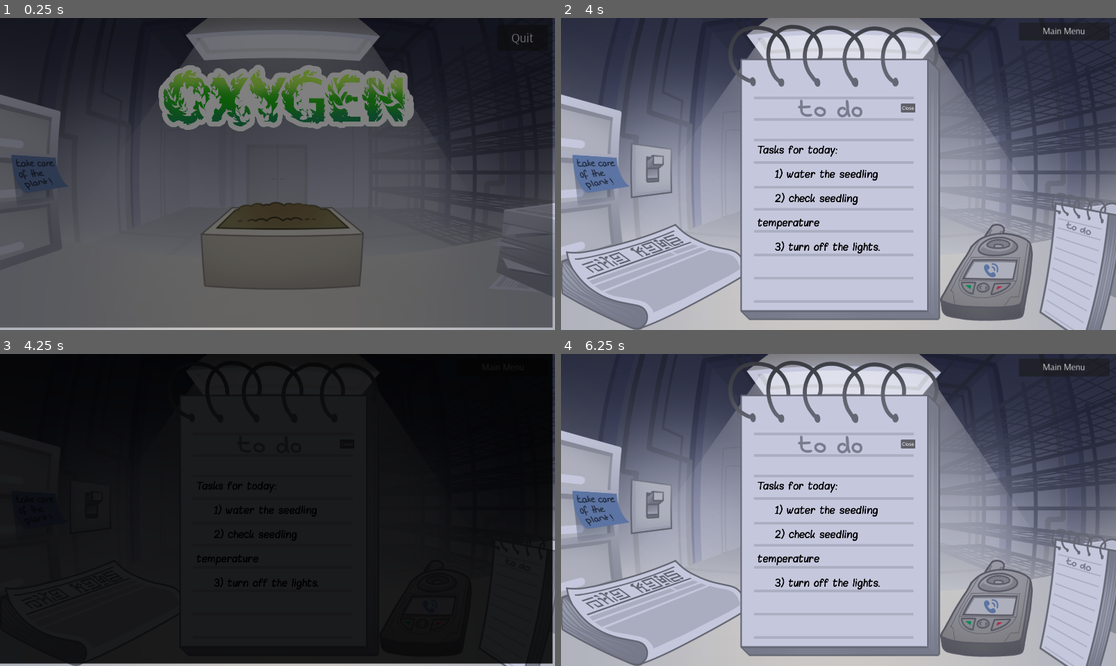
Above: before the commit, frames 1-4 (two rows, left to right).
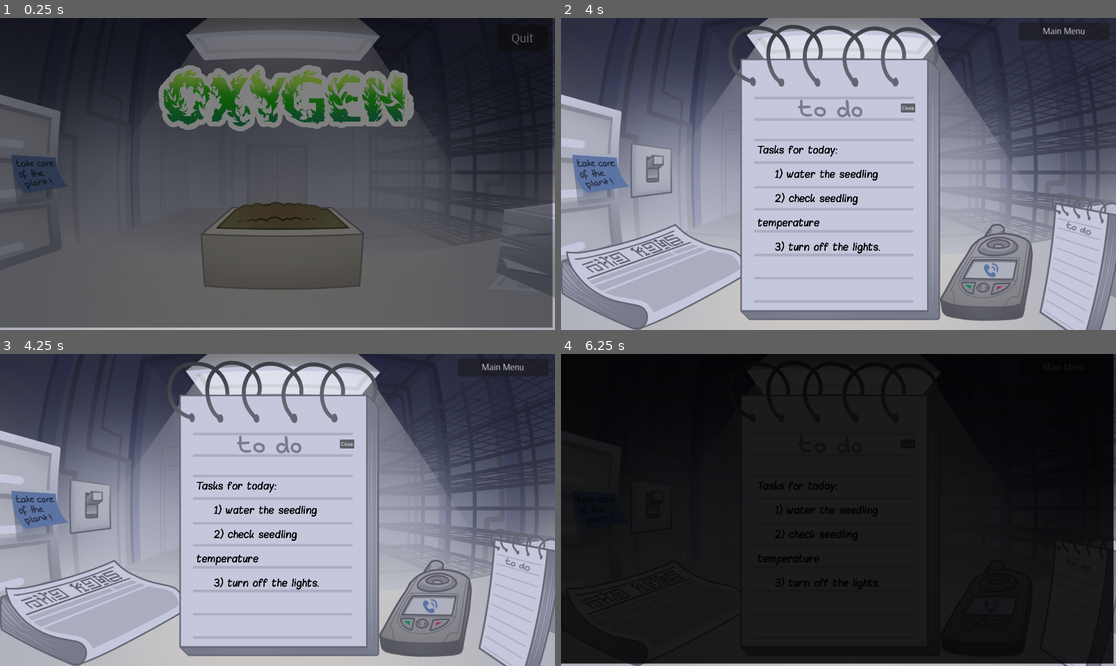
Above: after the commit, the same moments.

Repository: gringames/fem-devs-jam-24
Game: Godot game, scene res://menus/main_menu.tscn
Same seed, same stepped clock (60 frames per second), same inputs: the game is played once before the commit and once after it. Sound files missing from this copy of the repository are replaced by a short silence.
Inputs (mouse positions are in pixels of both pictures, inside the frame that each line leads up to):
- Up to frame 1 (0.25 s): no input
- Up to frame 2 (4 s): move the mouse to (844, 245) at 0.52 s; click (844, 245) at 0.6 s; move the mouse to (649, 170) at 1.27 s; click (649, 170) at 1.35 s; move the mouse to (844, 248) at 2.02 s; click (844, 248) at 2.1 s; move the mouse to (993, 273) at 2.77 s; click (993, 273) at 2.85 s; move the mouse to (1082, 267) at 3.52 s; click (1082, 267) at 3.6 s
- Up to frame 3 (4.25 s): no input
- Up to frame 4 (6.25 s): move the mouse to (655, 612) at 4.27 s; click (655, 612) at 4.35 s; tap Enter at 5 s; move the mouse to (866, 510) at 5.02 s; click (866, 510) at 5.1 s; click "Main Menu" at 5.75 s

Frames 1-2 are identical in both runs. In frame 3, 98% of the frame differs, in the area x 0-100%, y 0-100%; in frame 4, 98%.

Commit message:
increase flicker interval

Diff:
--- a/femdevsjam24/Game/flicker.tscn
+++ b/femdevsjam24/Game/flicker.tscn
@@ -6,6 +6,8 @@
 
 [node name="Flicker" type="Node2D"]
 script = ExtResource("1_jn3k0")
+flicker_interval_min = 5.0
+flicker_interval_max = 10.0
 
 [node name="BlackFadeCanvasLayer" parent="." instance=ExtResource("2_q02nd")]
 
